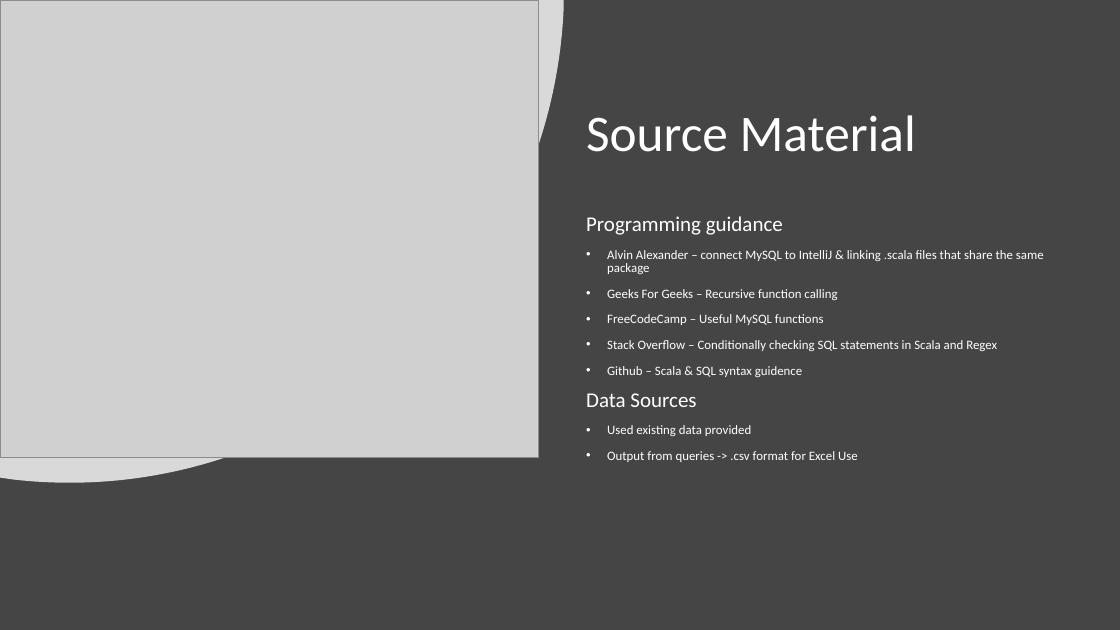
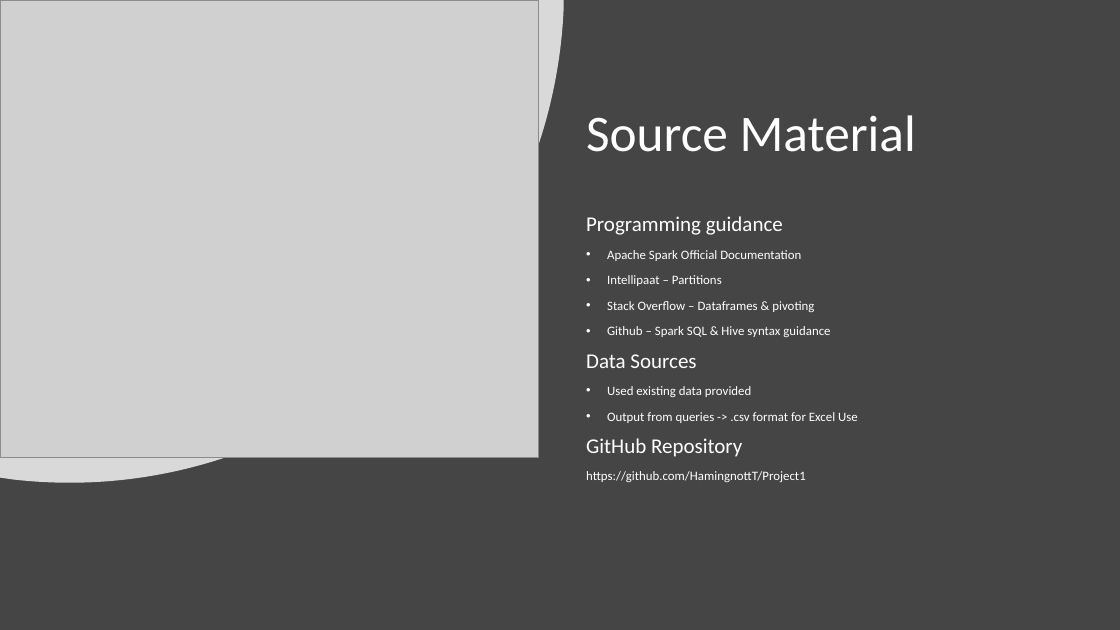
Before and after one commit to HamingnottT/Project1, a slide deck: slide 3 of PowerPoint/P1 - CoffeeShopAnalysis.pptx. Drawn at 1120x630 pixels with LibreOffice and Linux fonts; fonts in the diff are those of the drawing; grey boxes stand for pictures. Boxes give left, top, right and bottom in pixels: in the first picture for what was removed or moved away, otherwise in the second. Text is boxed around its words. In the diff, an @@ line names an element or a change of style, - is before the commit and + after.

```diff
--- a/PowerPoint/P1 - CoffeeShopAnalysis.pptx
+++ b/PowerPoint/P1 - CoffeeShopAnalysis.pptx
@@ text at (607,250,830,337): text changed @@
-• Alvin Alexander – connect MySQL to IntelliJ & linking .scala files that share the same package
-• Geeks For Geeks – Recursive function calling
-• FreeCodeCamp – Useful MySQL functions
-• Stack Overflow – Conditionally checking SQL statements in Scala and Regex
-• Github – Scala & SQL syntax guidence
+• Apache Spark Official Documentation
+• Intellipaat – Partitions
+• Stack Overflow – Dataframes & pivoting
+• Github – Spark SQL & Hive syntax guidance
@@ text at (586,438,806,482): paragraphs added @@
+GitHub Repository
+https://github.com/HamingnottT/Project1
```
Also in this commit, not shown: 3 other files.
